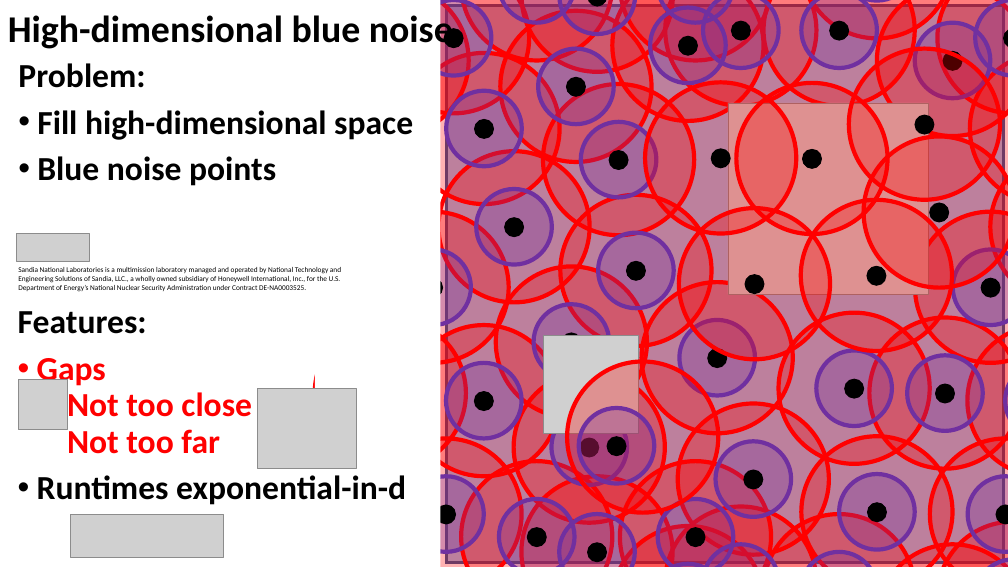
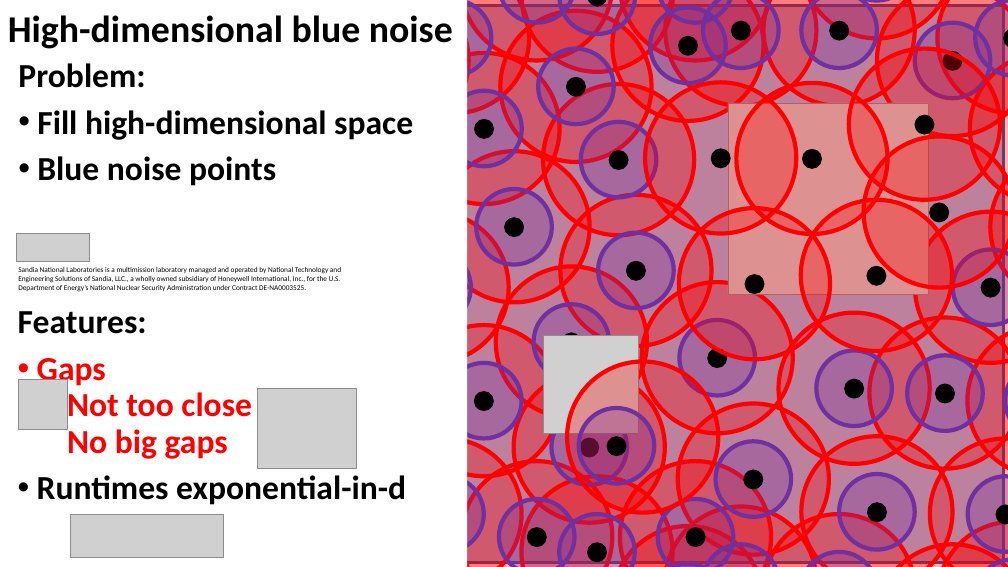
Before and after one commit to 1iyiwei/sd-tog18, a slide deck: slide 1 of fast-forward/fast-forward.pptx. Drawn at 1008x567 pixels with LibreOffice and Linux fonts; fonts in the diff are those of the drawing; grey boxes stand for pictures. Boxes give left, top, right and bottom in pixels: in the first picture for what was removed or moved away, otherwise in the second. Text is boxed around its words. In the diff, an @@ line names an element or a change of style, - is before the commit and + after.

```diff
--- a/fast-forward/fast-forward.pptx
+++ b/fast-forward/fast-forward.pptx
@@ rectangle: place and size @@
-rectangle at [315,0,441,567]
+rectangle at [300,0,467,567]
@@ ellipse removed at [445,29,464,48] @@
@@ ellipse removed at [423,278,442,297] @@
@@ ellipse removed at [315,318,466,469] @@
@@ text at [37,358,252,459]: text changed @@
-• Gaps
-  Not too close
-  Not too far
+• Gaps
+  Not too close
+  No big gaps
@@ ellipse removed at [437,505,456,524] @@
```
Also in this commit, not shown: 1 other slide changed, 1 other file.
